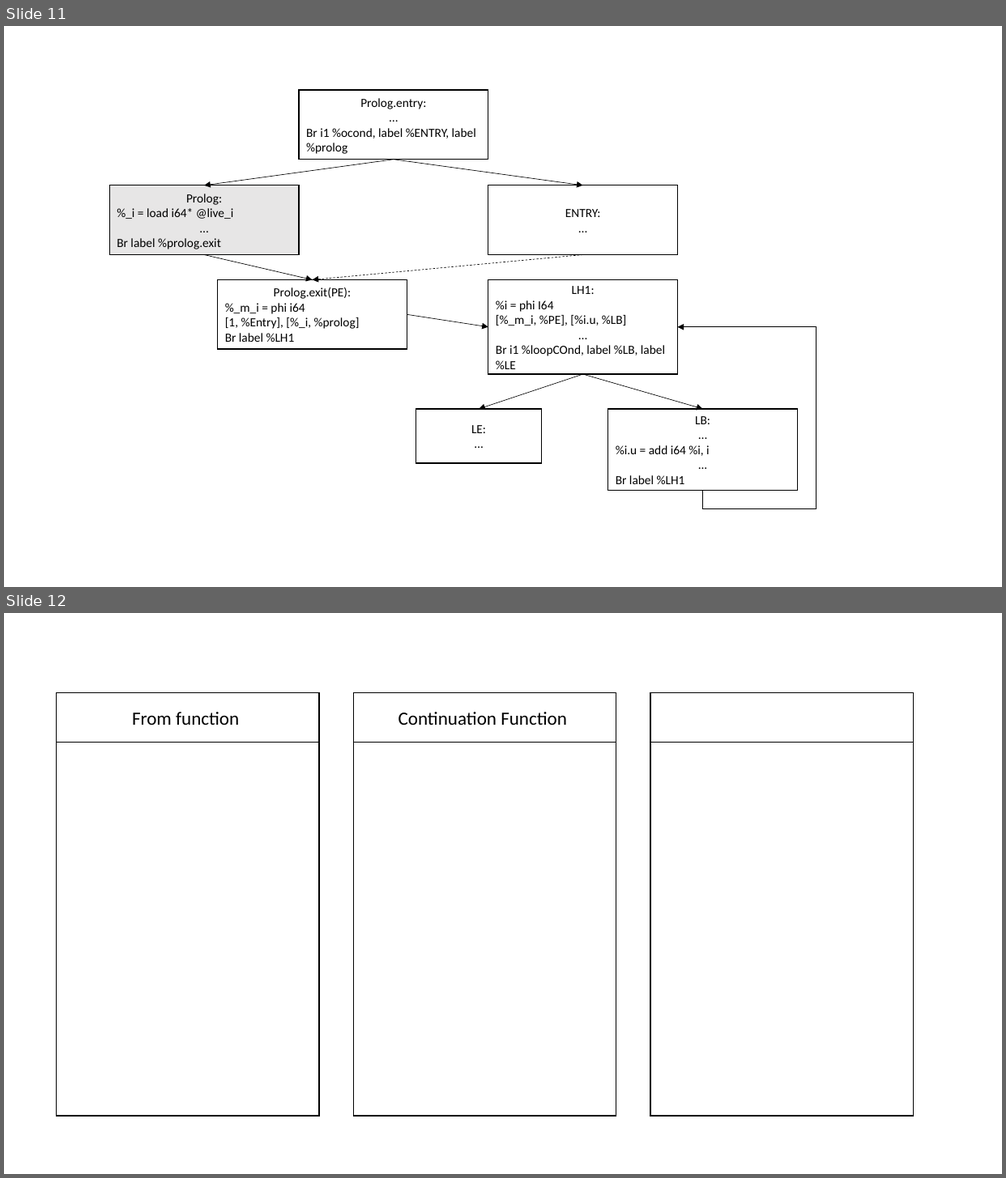
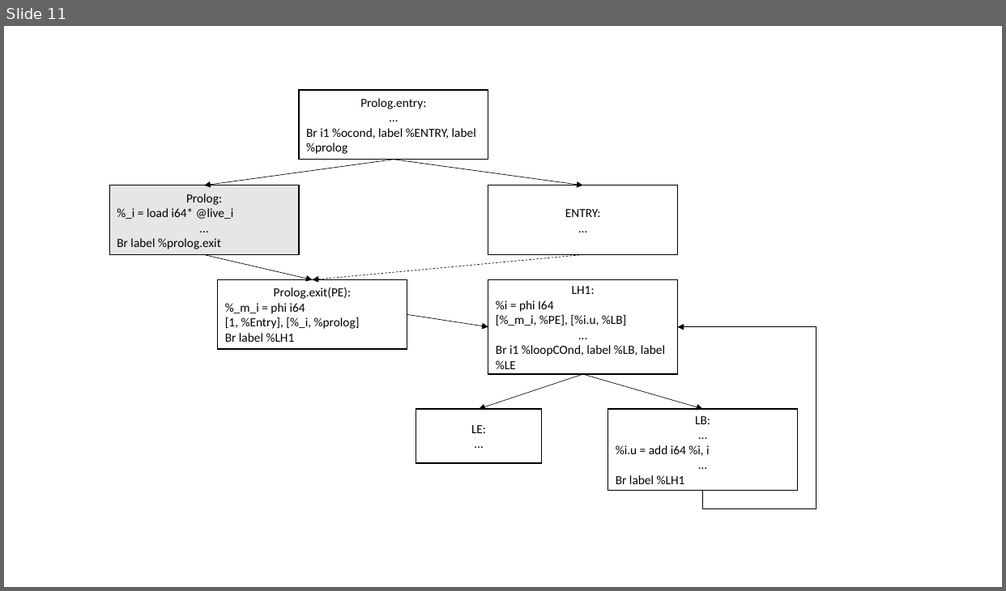
Before and after one commit to aghosn/master-thesis, a slide deck: MasterThesis/Figures/holzle.pptx. Shown one above the other, each under a label of ours: slides 11 and 12 before the commit, slide 11 after it. The pictures are 1006x1178 and 1006x591 pixels, drawn with LibreOffice and Linux fonts; fonts in the diff are those of the drawing. Boxes give left, top, right and bottom in pixels: in the first picture for what was removed or moved away, otherwise in the second. Text is boxed around its words. In the diff, an @@ line names an element or a change of style, - is before the commit and + after.

```diff
--- a/MasterThesis/Figures/holzle.pptx
+++ b/MasterThesis/Figures/holzle.pptx
@@ slide 12 removed at bbox=[4, 613, 1002, 1174], background #FFFFFF @@
@@ rectangle removed at bbox=[57, 693, 319, 1116] @@
@@ rectangle removed at bbox=[57, 693, 319, 743] @@
-From function
@@ rectangle removed at bbox=[354, 693, 616, 1116] @@
@@ rectangle removed at bbox=[354, 693, 616, 743] @@
-Continuation Function
@@ rectangle removed at bbox=[651, 693, 914, 1116] @@
@@ rectangle removed at bbox=[651, 693, 914, 743] @@
```
Also in this commit, not shown: 1 slide added, 10 other files.
